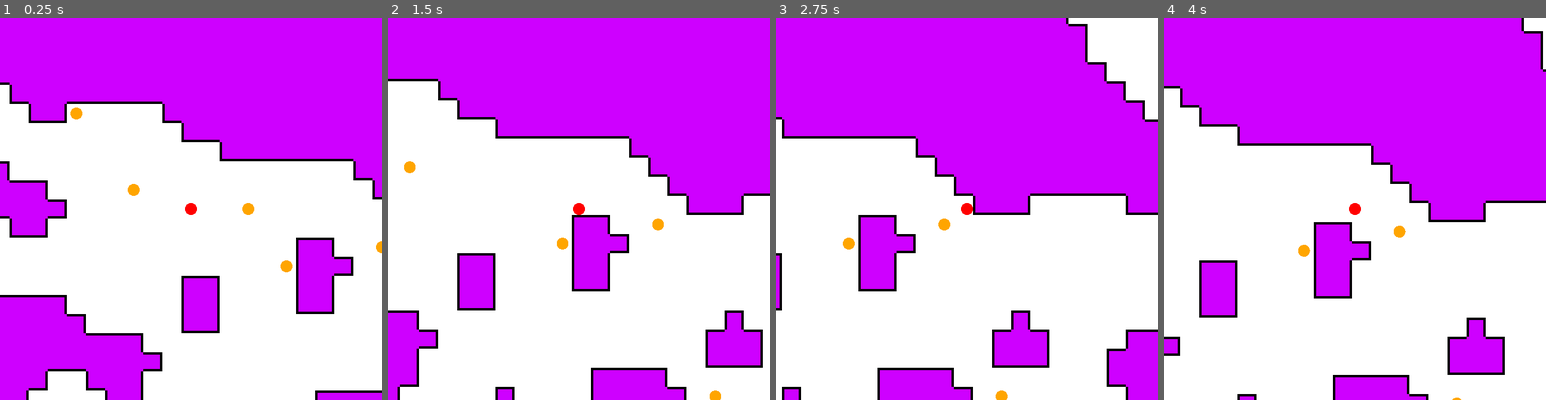
Above: before the commit, frames 1-4 (left to right).
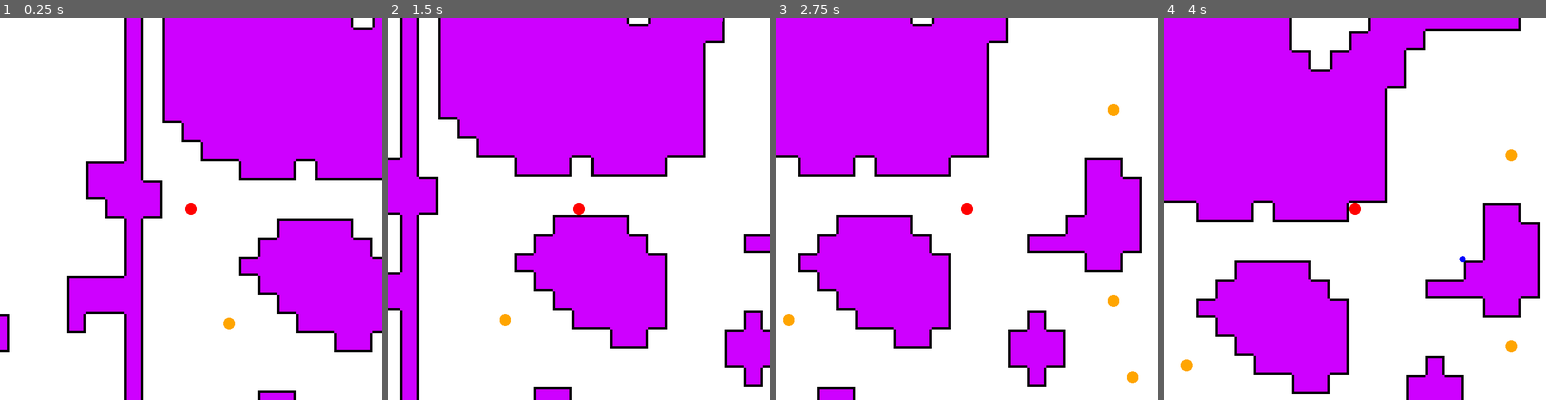
Above: after the commit, the same moments.

Repository: the-alex-g/TrialByFire
Game: Godot game, scene res://Main/Main.tscn
The game is run twice, just before and just after one commit, with the same random seed, the same clock (stepped at 60 frames per second) and the same inputs.
Inputs (mouse positions are in pixels of both pictures, inside the frame that each line leads up to):
- Up to frame 1 (0.25 s): no input
- Up to frame 2 (1.5 s): tap Enter (teleport) at 0.5, 1.35 s; move the mouse to (663, 189) at 0.52 s; hold D (right) 0.53-1.28 s; click (663, 189) at 0.6 s; move the mouse to (502, 228) at 1.27 s; hold S (down) from 1.28 s (still down)
- Up to frame 3 (2.75 s): tap Space at 2 s; move the mouse to (1005, 124) at 2.02 s; release S (down) at 2.03 s; hold D (right) from 2.03 s (still down); click (1005, 124) at 2.1 s
- Up to frame 4 (4 s): move the mouse to (1335, 285) at 2.77 s; release D (right) at 2.78 s; hold W (up) 2.78-3.53 s; tap Enter (teleport) at 2.85, 3.5 s; move the mouse to (1469, 266) at 3.52 s; hold A (left) from 3.53 s (still down); click (1469, 266) at 3.6 s

The runs differ from the first frame. In frame 1, 36% of the frame differs, in the area x 0-100%, y 0-100%; in frame 2, 35%; in frame 3, 40%; in frame 4, 54%.

Commit message:
Change window resize settings and add preventive measure
So the player doesn't spawn on an enemy

Diff:
--- a/project/Main/Main.gd
+++ b/project/Main/Main.gd
@@ -49,7 +49,8 @@
 				var enemy = load("res://Enemy/Enemy.tscn").instance()
 				enemy.position = _tilemap.map_to_world(Vector2(x, y)) + Vector2(16, 16)
 				_enemy_container.add_child(enemy)
-			_potential_player_positions.append(Vector2(x, y))
+			else:
+				_potential_player_positions.append(Vector2(x, y))
 
 
 func _finish_map()->void:
--- a/project/project.godot
+++ b/project/project.godot
@@ -26,7 +26,7 @@
 
 [application]
 
-config/name="Shooter II"
+config/name="Trial by Fire"
 run/main_scene="res://Main/Main.tscn"
 config/icon="res://icon.png"
 
@@ -34,6 +34,8 @@
 
 window/size/width=640
 window/size/height=640
+window/stretch/mode="2d"
+window/stretch/aspect="keep"
 
 [input]
 
